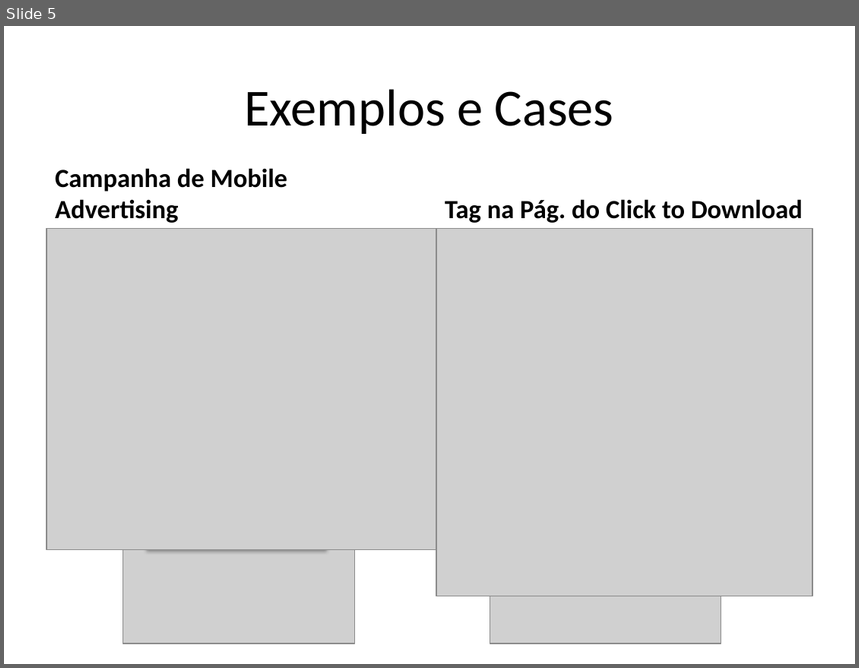
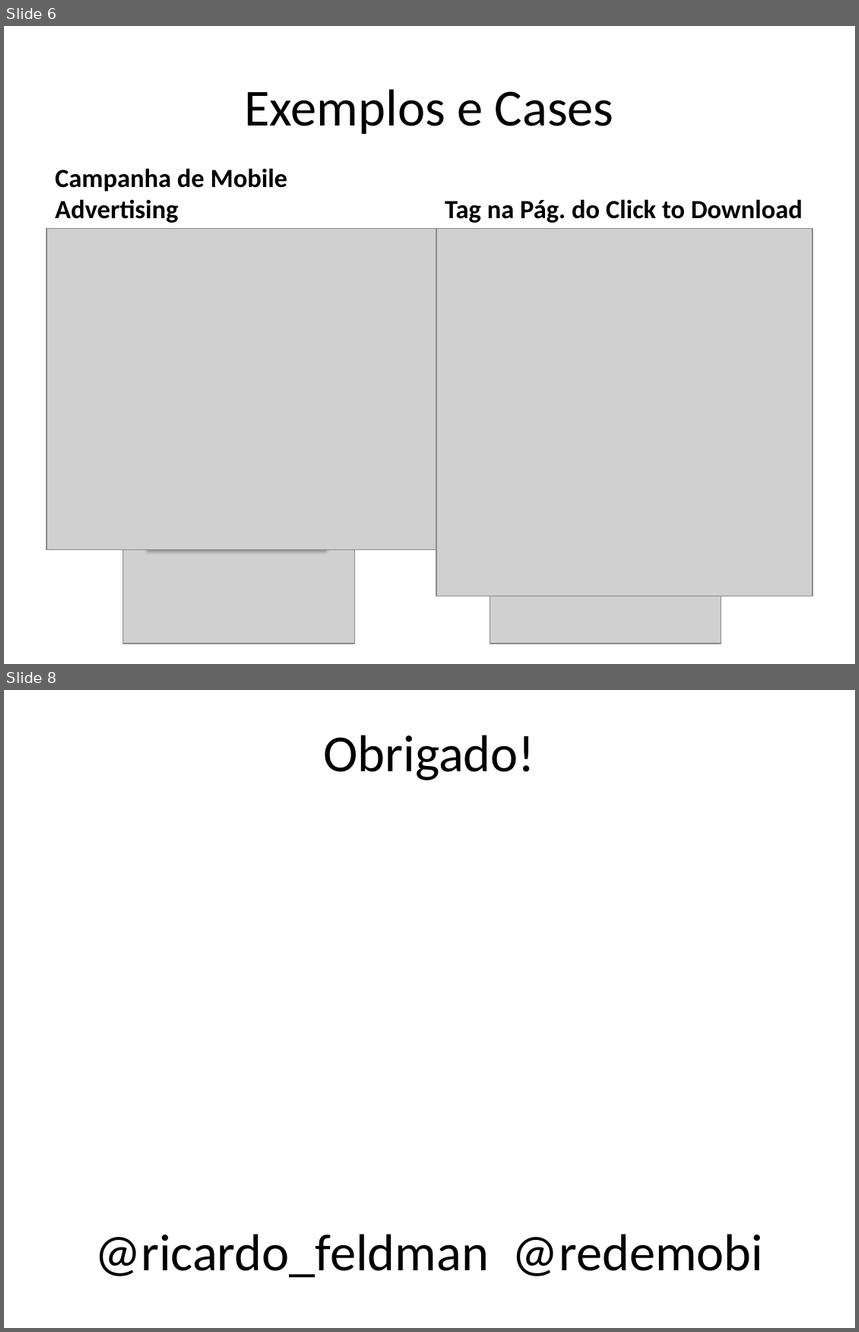
Before and after one commit to InterconAnalytics2011/InterconAnalytics2011, a slide deck: Mobile-Analytics/InterCon_2011_RFeldman_redemobi.pptx. Shown one above the other, each under a label of ours: slide 5 before the commit, slides 6 and 8 after it; the slides between them are not shown. The pictures are 859x668 and 859x1332 pixels, drawn with LibreOffice and Linux fonts; fonts in the diff are those of the drawing; grey boxes stand for pictures; background and template pictures are left out. Boxes give left, top, right and bottom in pixels: in the first picture for what was removed or moved away, otherwise in the second. Text is boxed around its words. In the diff, an @@ line names an element or a change of style, - is before the commit and + after.

```diff
--- a/Mobile-Analytics/InterCon_2011_RFeldman_redemobi.pptx
+++ b/Mobile-Analytics/InterCon_2011_RFeldman_redemobi.pptx
@@ slide 8 added at <box>4,690,855,1328</box>, background picture (left out) @@
@@ text added at <box>94,735,763,1278</box>, 44 pt, text #000000 @@
+Obrigado!
+@ricardo_feldman @redemobi
@@ what was slide 5 is now slide 6 @@
```
Also in this commit, not shown: 2 slides changed, 2 other slides added, 1 slide removed.
